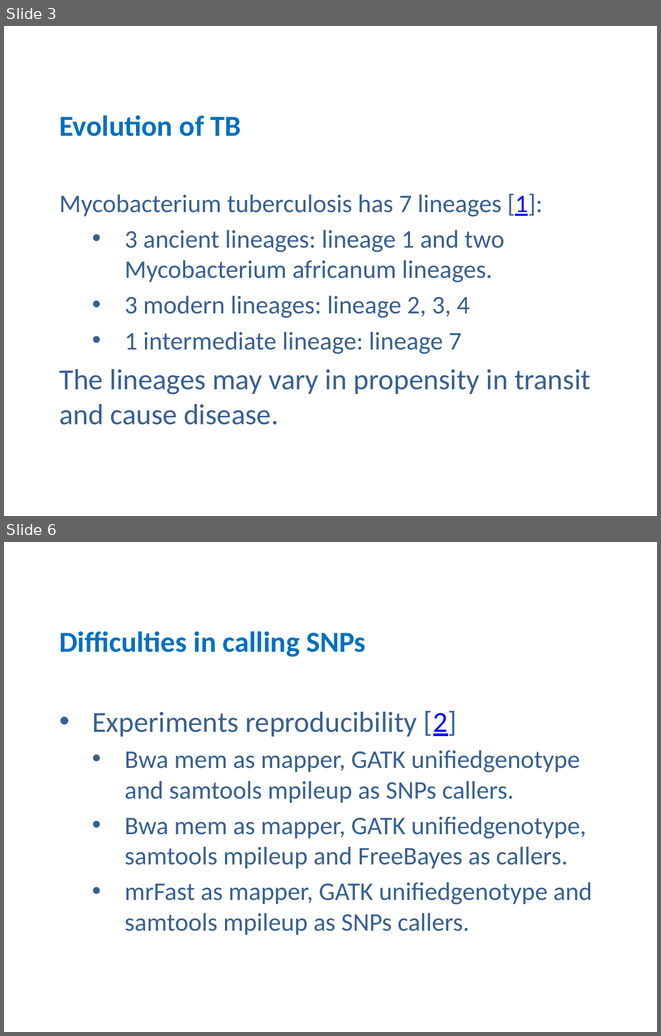
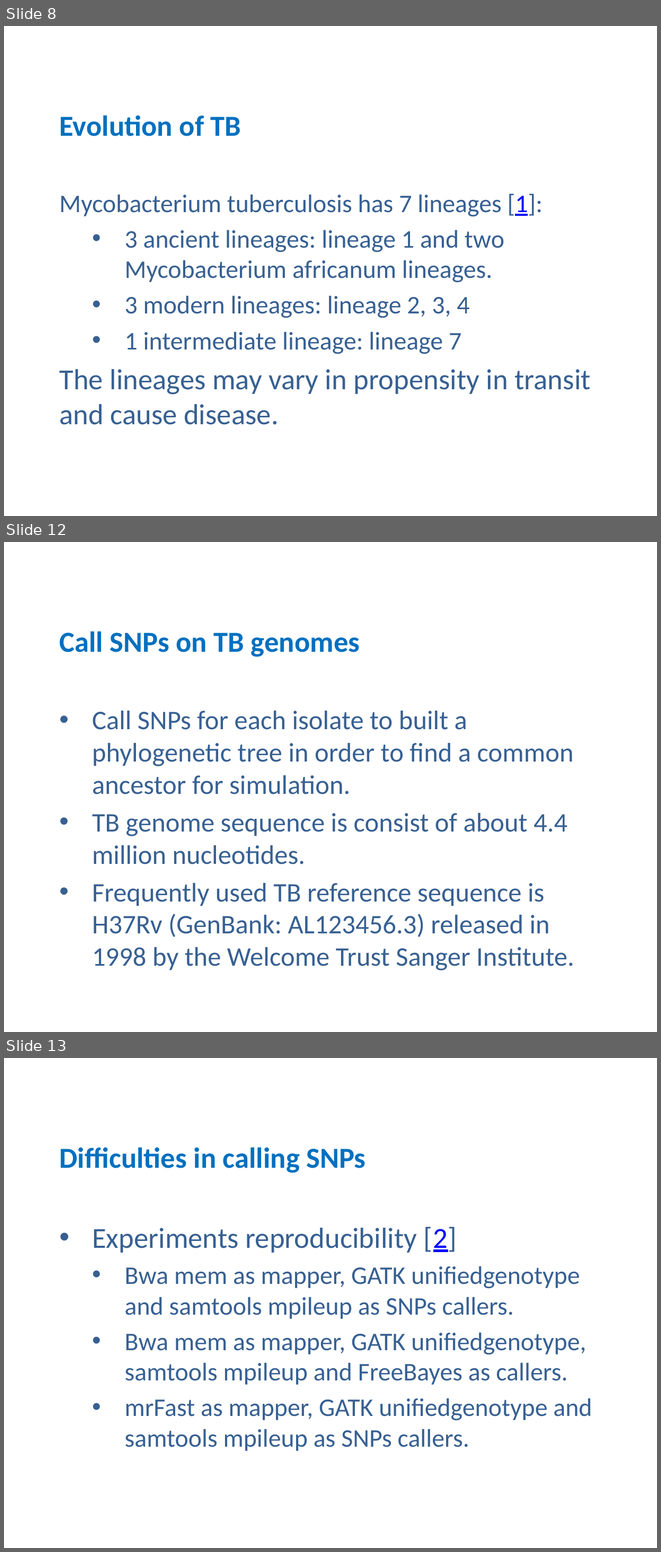
Before and after one commit to zhangfang615/Tuberculosis, a slide deck: 20160705.pptx. Shown one above the other, each under a label of ours: slides 3 and 6 before the commit, slides 8, 12 and 13 after it; the slides between them are not shown. The pictures are 661x1036 and 661x1552 pixels, drawn with LibreOffice and Linux fonts; fonts in the diff are those of the drawing. Boxes give left, top, right and bottom in pixels: in the first picture for what was removed or moved away, otherwise in the second. Text is boxed around its words. In the diff, an @@ line names an element or a change of style, - is before the commit and + after.

```diff
--- a/20160705.pptx
+++ b/20160705.pptx
@@ slide 12 added at (x1=4, y1=542, x2=657, y2=1032), background #FFFFFF @@
@@ title added at (x1=59, y1=631, x2=360, y2=657), 32 pt, text #0070C0, bold @@
+Call SNPs on TB genomes
@@ subtitle added at (x1=92, y1=711, x2=574, y2=970), 29.6 pt, text #376092 @@
+• Call SNPs for each isolate to built a phylogenetic tree in order to find a common ancestor for simulation.
+• TB genome sequence is consist of about 4.4 million nucleotides.
+• Frequently used TB reference sequence is H37Rv (GenBank: AL123456.3) released in 1998 by the Welcome Trust Sanger Institute.
@@ what was slide 3 is now slide 8 @@
@@ what was slide 6 is now slide 13 @@
```
Also in this commit, not shown: 5 slides changed, 7 other slides added.
